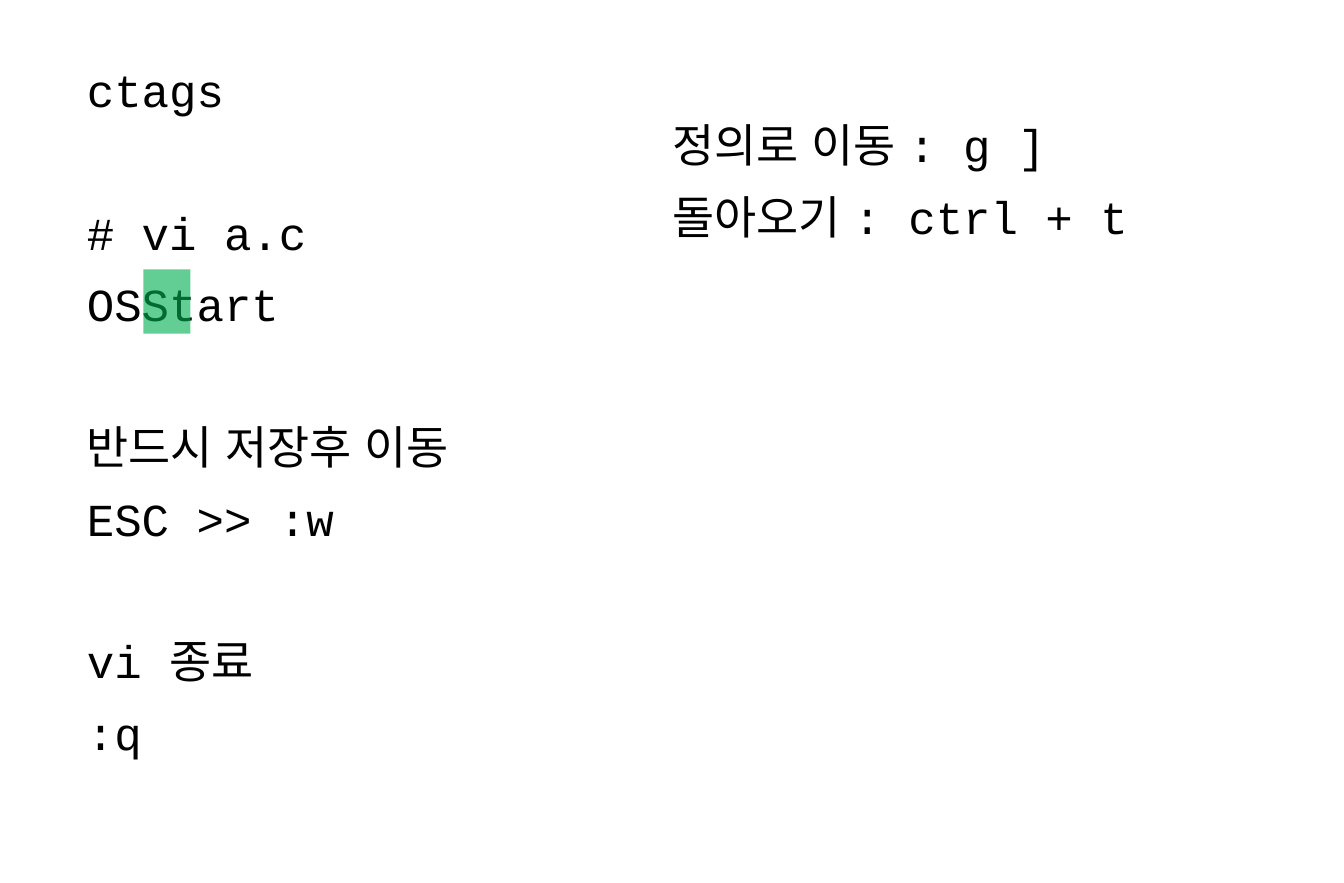
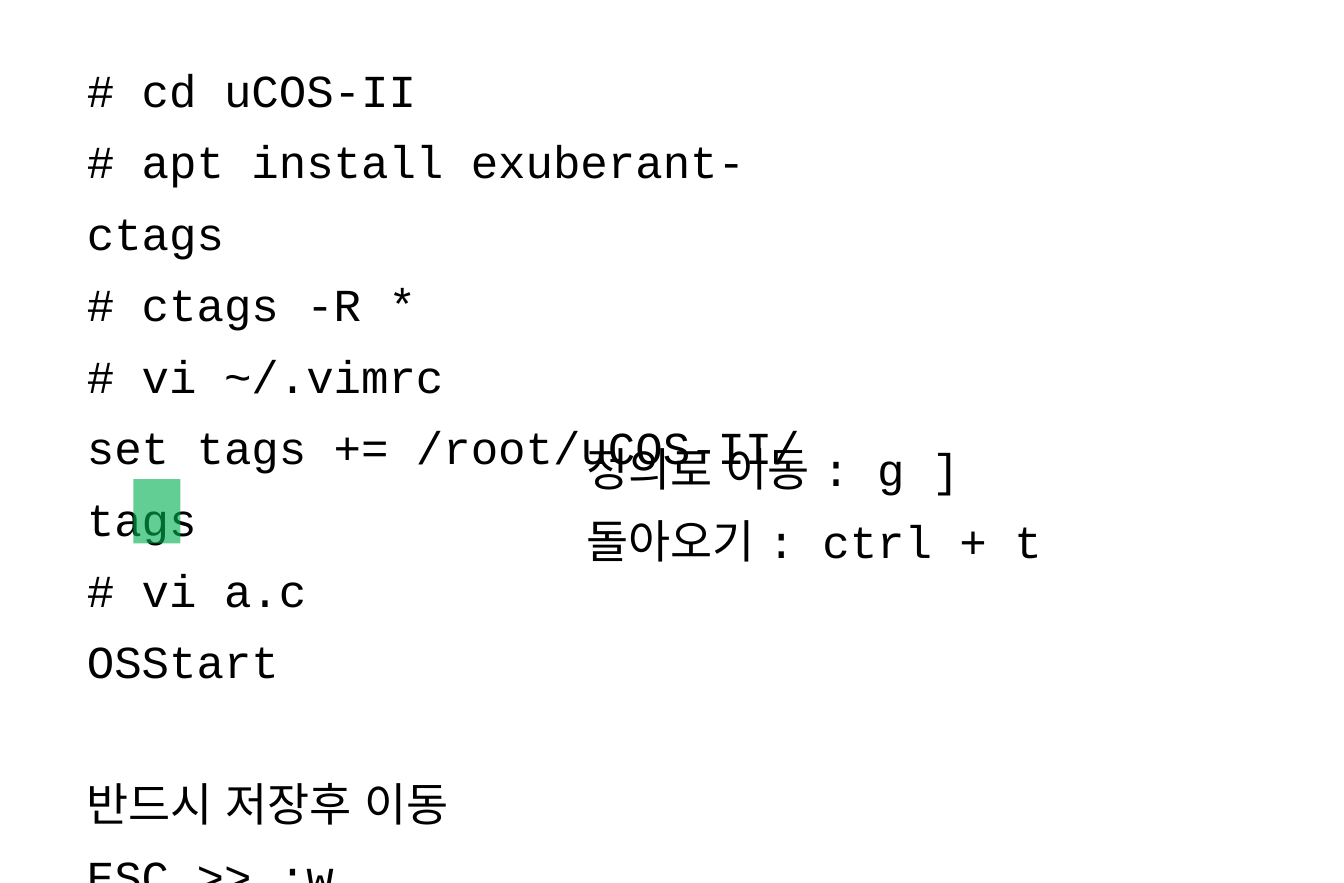
Before and after one commit to imguru-mooc/RTOS_uCOSII, a slide deck: slide 12 of RTOS.pptx (slide 11 before the commit). Drawn at 1344x883 pixels with LibreOffice and Linux fonts; fonts in the diff are those of the drawing. Boxes give left, top, right and bottom in pixels: in the first picture for what was removed or moved away, otherwise in the second. Text is boxed around its words. In the diff, an @@ line names an element or a change of style, - is before the commit and + after.

```diff
--- a/RTOS.pptx
+++ b/RTOS.pptx
@@ text at (87,74,800,549): text changed @@
-ctags
+# cd uCOS-II
+# apt install exuberant-ctags
+# ctags -R *
+# vi ~/.vimrc
+set tags += /root/uCOS-II/tags
@@ text "정의로 이동 : g ]" rewrapped from (673,124,1127,238) to (587,440,1041,562) @@
@@ rectangle: place and size @@
-rectangle at (144,270,191,334)
+rectangle at (133,479,180,544)
```
Also in this commit, not shown: 63 other slides changed, 28 slides added, 4 slides removed.
